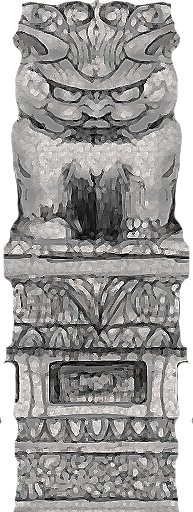
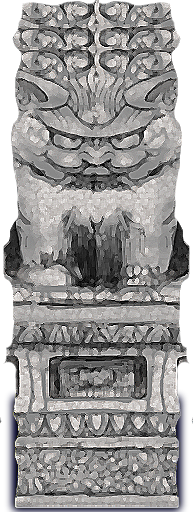
Layer changes from the first w=193, h=512 image to the second:
painted on "paint daubs filter" over (x1=0, y1=0, x2=193, y2=512)
hid "original" over (x1=0, y1=0, x2=193, y2=512)
added layer "Layer 1" over (x1=5, y1=388, x2=189, y2=512)
